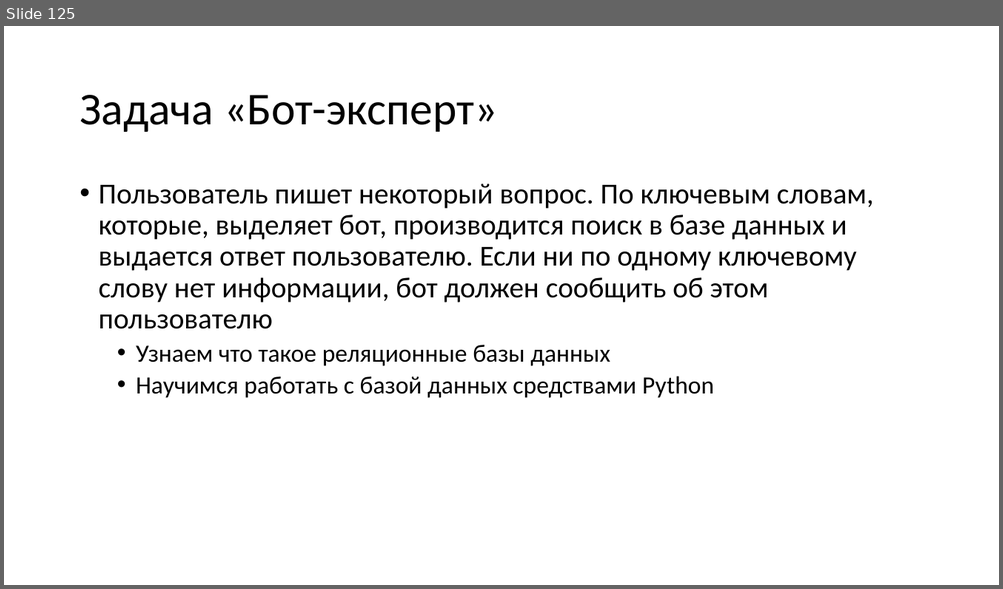
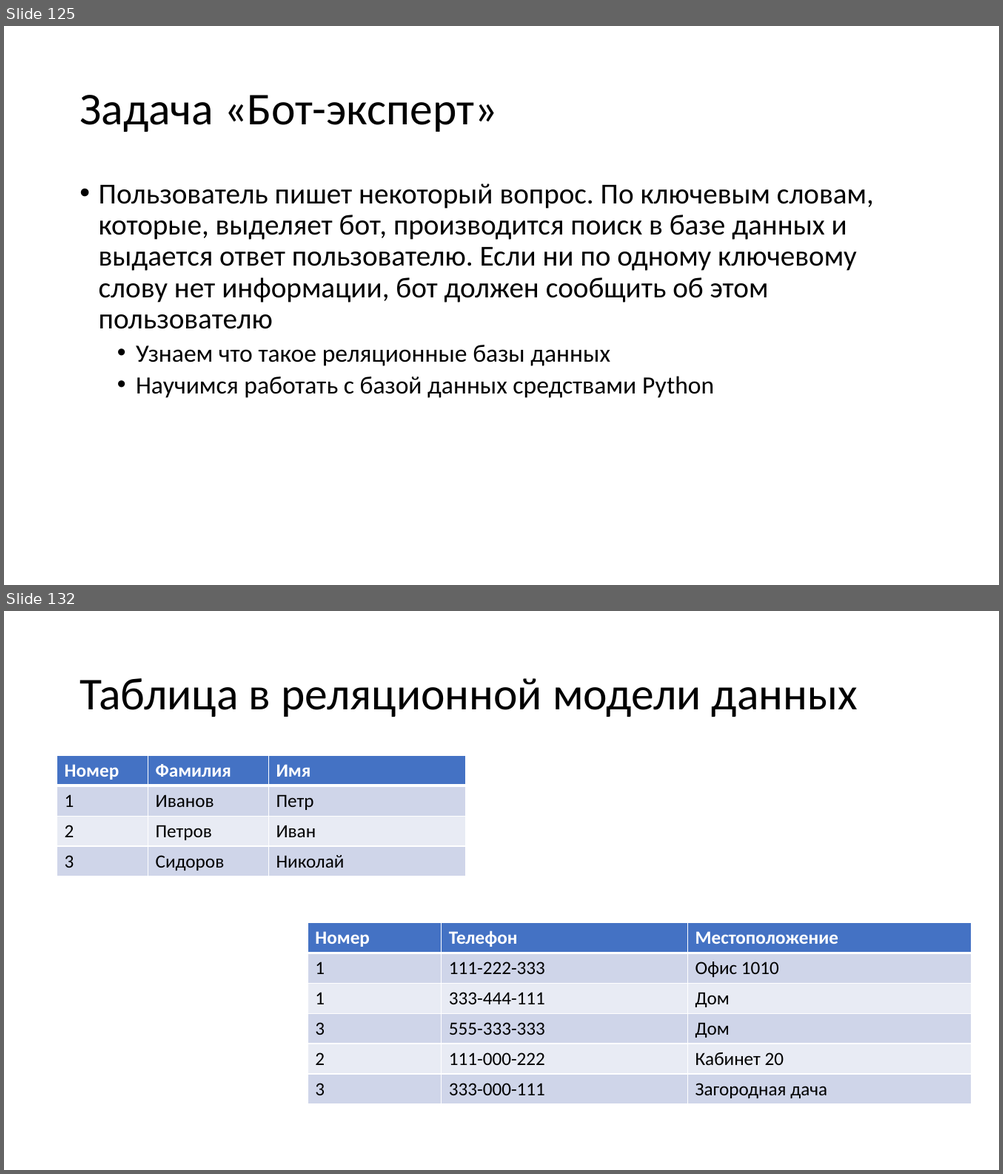
Before and after one commit to paveltsytovich/telegram-course, a slide deck: Presentation/Разработка ботов для телеграмм на Python.pptx. Shown one above the other, each under a label of ours: slide 125 before the commit, slides 125 and 132 after it; the slides between them are not shown. The pictures are 1003x589 and 1003x1174 pixels, drawn with LibreOffice and Linux fonts; fonts in the diff are those of the drawing. Boxes give left, top, right and bottom in pixels: in the first picture for what was removed or moved away, otherwise in the second. Text is boxed around its words. In the diff, an @@ line names an element or a change of style, - is before the commit and + after.

Commit message:
Определение базы данных, СУБД и таблиц

```diff
--- a/Presentation/Разработка ботов для телеграмм на Python.pptx
+++ b/Presentation/Разработка ботов для телеграмм на Python.pptx
@@ slide 132 added at (4, 611, 999, 1170), background #FFFFFF @@
@@ title added at (79, 678, 857, 717), 44 pt, text #000000 @@
+Таблица в реляционной модели данных
@@ table added at (57, 756, 466, 877), 4 rows, 3 columns @@
+Номер | Фамилия | Имя
+1 | Иванов | Петр
+2 | Петров | Иван
+3 | Сидоров | Николай
@@ table added at (307, 923, 971, 1104), 6 rows, 3 columns @@
+Номер | Телефон | Местоположение
+1 | 111-222-333 | Офис 1010
+1 | 333-444-111 | Дом
+3 | 555-333-333 | Дом
+2 | 111-000-222 | Кабинет 20
+3 | 333-000-111 | Загородная дача
```
Also in this commit, not shown: 1 slide changed, 8 other slides added.
